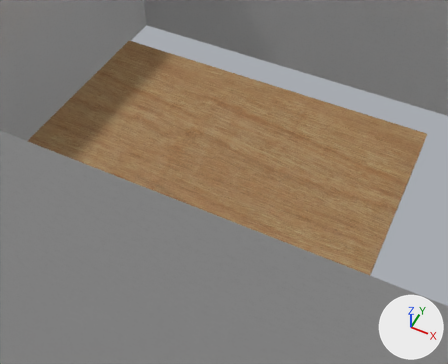
Before and after pictures for a commit that changed the Blender file Blender Project/Syn Data Generator.blend.
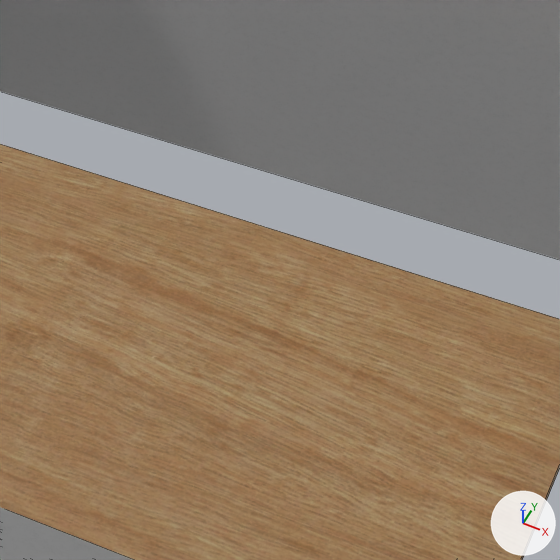
Each version appears first from a 50 mm lens placed at (1.112, -2.251, 3.057), pointed at (0.189, -0.404, 0.748), and next in a close-up on the part from 41% to 91% of the width and 0% to 61% of the height. Arrows for +X, +Y and +Z are at lower right; the lights stay in place. The first two pictures are the older version. The close-ups show mesh edges as thin lines.

The older version as bpy lines, for what is in view:
```python
me_cube_001 = bpy.data.meshes.new('Cube.001')
me_cube_001.from_pydata(...)  # 72 vertices, 42 faces; spans x -0.56..0.56, y -0.22..0.6, z -1.0..1.0
me_cube_001.materials.append(mat_wood_table)  # picture img_table_final_map_jpg_001
me_plane = bpy.data.meshes.new('Plane')
me_plane.from_pydata(...)  # 4 vertices, 1 face; spans x -1.0..1.0, y -1.0..1.0, z 0.0
me_plane.materials.append(mat_wall)
me_plane_003 = bpy.data.meshes.new('Plane.003')
me_plane_003.from_pydata(...)  # 4 vertices, 1 face; spans x -1.0..1.0, y -1.0..1.0, z 0.0
me_plane_003.materials.append(mat_wall)
ob_table = bpy.data.objects.new('Table', me_cube_001)
ob_table.location = (0.0, 0.0, 0.0)
ob_table.rotation_euler = (1.571, 0.0, 1.571)  # degrees (90, 0, 90)
ob_wall2 = bpy.data.objects.new('Wall2', me_plane_003)
ob_wall2.location = (0.0, 1.5, 1.0)
ob_wall2.rotation_euler = (1.571, 0.0, 0.0)  # degrees (90, 0, 0)
ob_wall2.scale = (1.5, 1.0, 1.0)
ob_wall_1 = bpy.data.objects.new('Wall 1', me_plane)
ob_wall_1.location = (0.0, -1.5, 1.0)
ob_wall_1.rotation_euler = (1.571, 0.0, 0.0)  # degrees (90, 0, 0)
ob_wall_1.scale = (1.5, 1.0, 1.0)
```
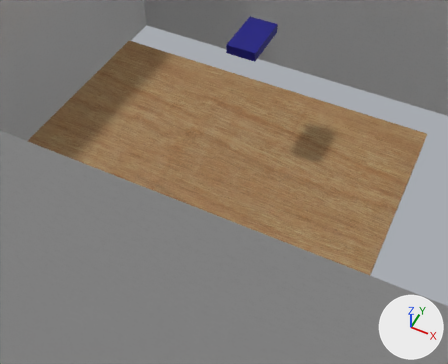
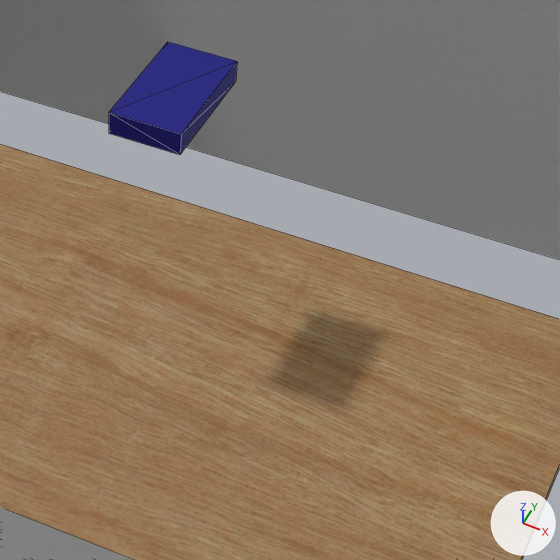
Boxes (x1, y1, x2, y2) around the edits, measured in the close-ups (560 x 560 px):
'Imported_rectangle.STL', added (blue)
    after: (109, 42, 237, 155)

The change, as a diff of the scene's bpy script:
```diff
--- a/Blender Project/Syn Data Generator.blend.py
+++ b/Blender Project/Syn Data Generator.blend.py
@@ mat_resin @@
+mat_resin = bpy.data.materials.new('resin')
+# nodes: BsdfPrincipled, Bump, Mapping, Math, OutputMaterial, TexCoord, TexNoise, ValToRGB
+# colours: grey #919191, white #ffffff, dark blue #04006e, blue #030080
@@ me_rectangle @@
+me_rectangle.from_pydata(...)  # a box spanning x -15.7..15.7, y -27.5..27.5, z -5.0..5.0
+me_rectangle.materials.append(mat_resin)
@@ ob_imported_rectangle_stl @@
+ob_imported_rectangle_stl = bpy.data.objects.new('Imported_rectangle.STL', me_rectangle)
+ob_imported_rectangle_stl.location = (0.077, 0.135, 1.225)
+ob_imported_rectangle_stl.scale = (0.00491, 0.00491, 0.00491)
```
